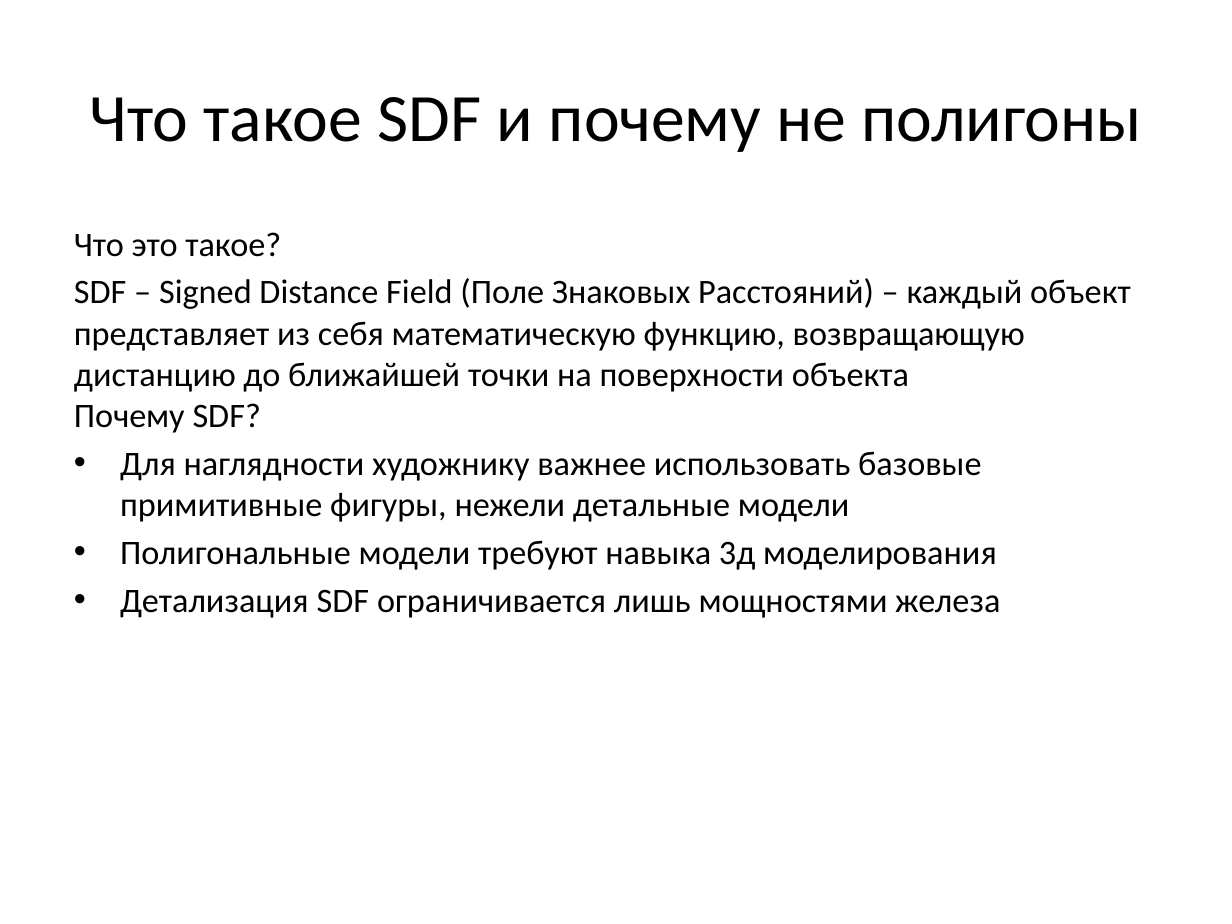
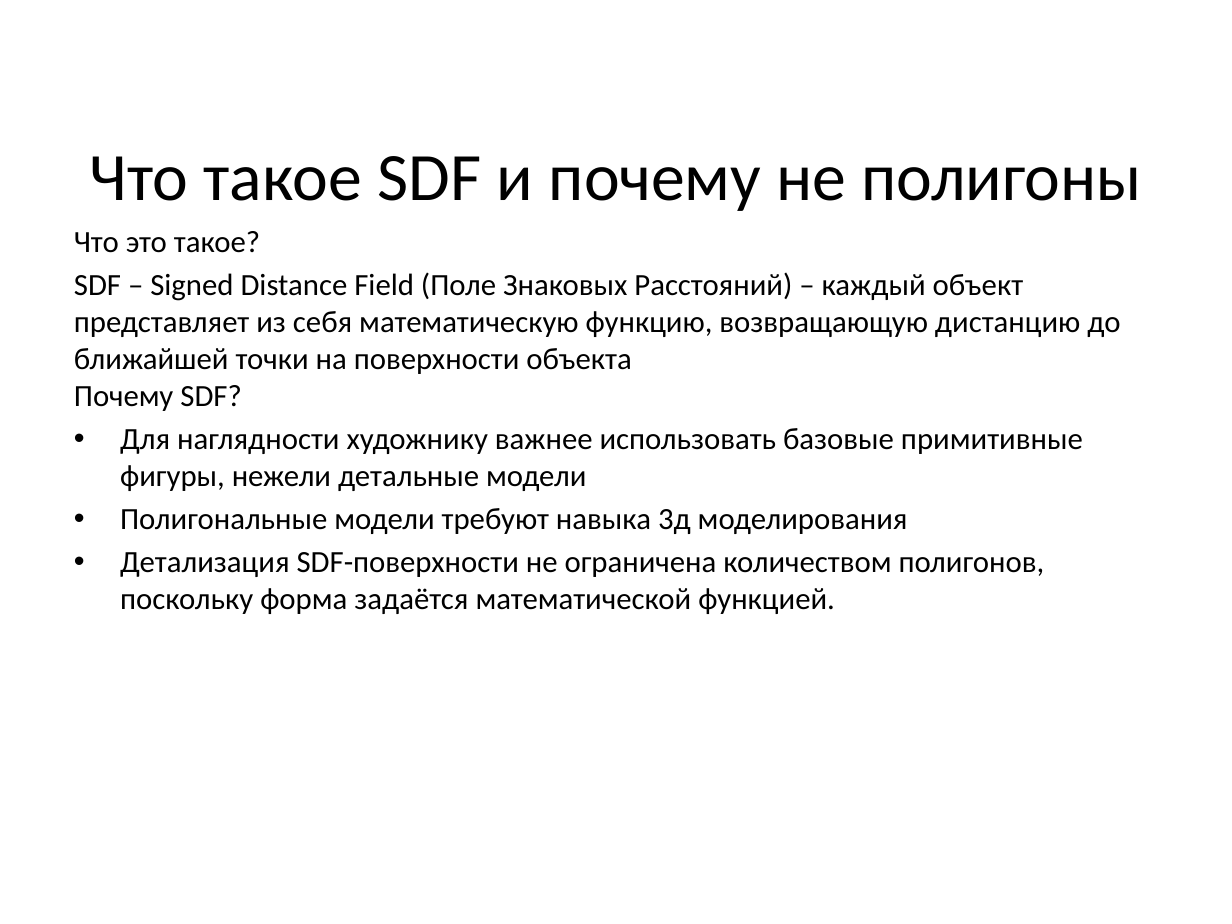
Before and after one commit to lomovoyPlayer/SDForge, a slide deck: slide 3 of SDForge/docs/SDForge Презентация.pptx. Drawn at 1232x924 pixels with LibreOffice and Linux fonts; fonts in the diff are those of the drawing. Boxes give left, top, right and bottom in pixels: in the first picture for what was removed or moved away, otherwise in the second. Text is boxed around its words. In the diff, an @@ line names an element or a change of style, - is before the commit and + after.

```diff
--- a/SDForge/docs/SDForge Презентация.pptx
+++ b/SDForge/docs/SDForge Презентация.pptx
@@ title "Что такое SDF и почему ..." moved from (x1=90, y1=97, x2=1142, y2=152) to (x1=90, y1=156, x2=1142, y2=211) @@
@@ text at (x1=74, y1=231, x2=1120, y2=534): size 20 to 18 pt in "Что это такое?", "SDF – Signed Distance Field (Поле Знаковых ...", "Для наглядности художнику важнее использовать базовые примит ...", "Полигональные модели требуют навыка 3д моделирования" @@
@@ text at (x1=120, y1=552, x2=1045, y2=614): text changed; size 20 to 18 pt @@
-• Детализация SDF ограничивается лишь мощностями железа
+• Детализация SDF-поверхности не ограничена количеством полигонов, поскольку форма задаётся математической функцией.
```
Also in this commit, not shown: 11 other slides changed, 10 other files.
